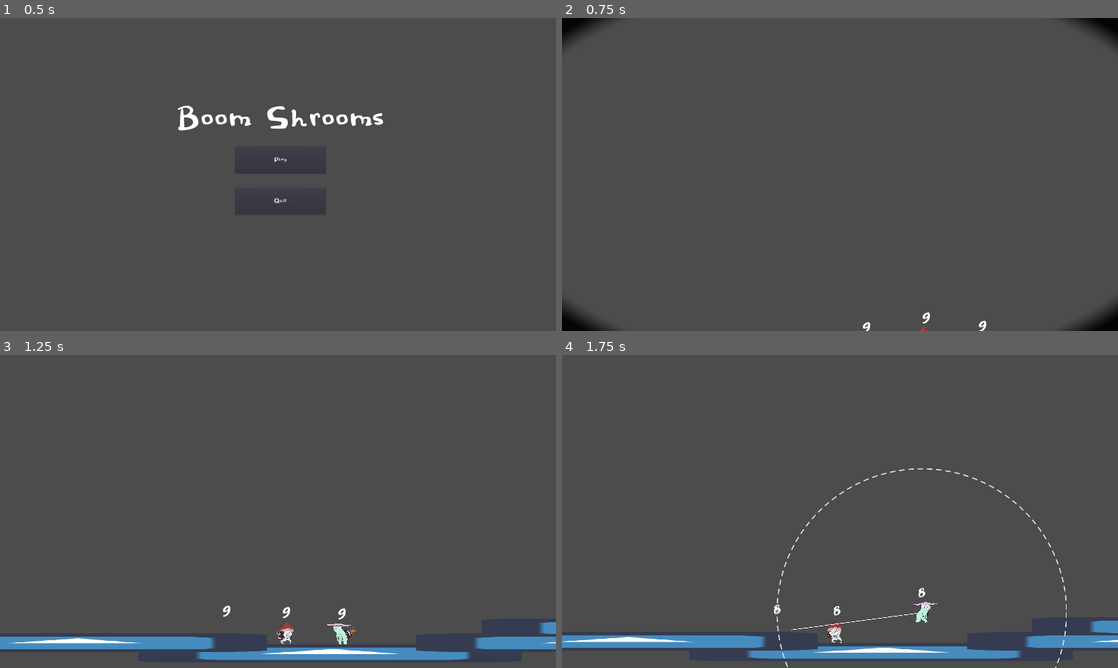
Above: before the commit, frames 1-4 (two rows, left to right).
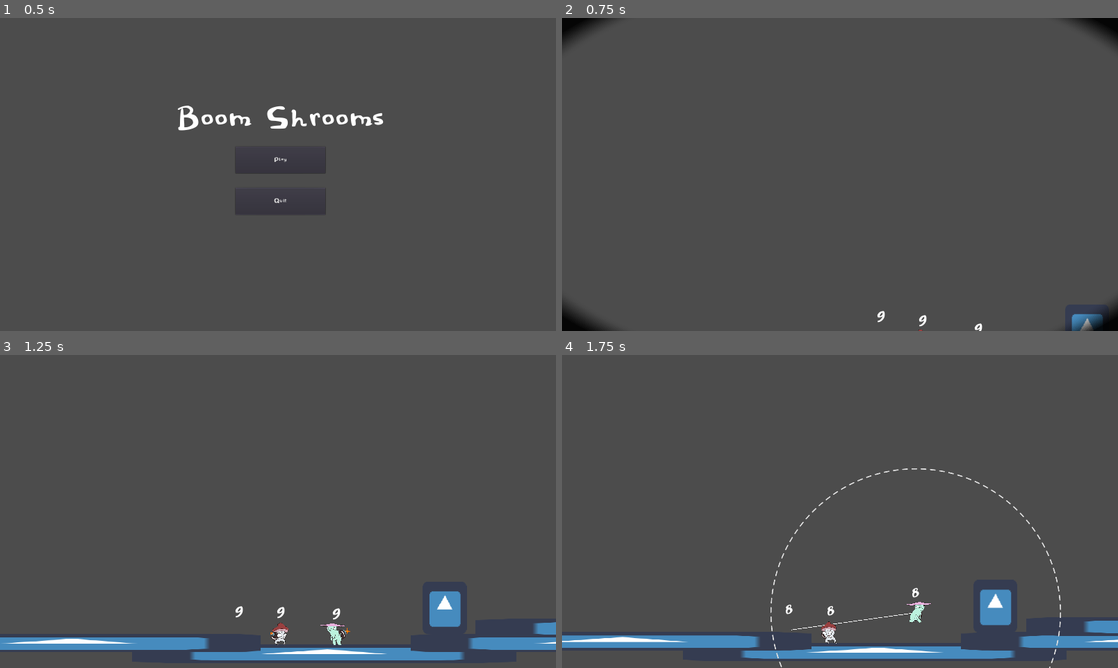
Above: after the commit, the same moments.

Repository: Game-Jammin/GMTK-2021
Game: Godot game, scene res://ui/Main Menu.tscn
Same seed, same stepped clock (60 frames per second), same inputs: the game is played once before the commit and once after it. The engine's default icon, where the game draws it, is replaced by a stand-in: a white triangle on a blue panel in a dark square.
Inputs (mouse positions are in pixels of both pictures, inside the frame that each line leads up to):
- Up to frame 1 (0.5 s): no input
- Up to frame 2 (0.75 s): click "Play" at 0.5 s
- Up to frame 3 (1.25 s): no input
- Up to frame 4 (1.75 s): move the mouse to (789, 630) at 1.27 s; press the mouse at (789, 630) at 1.28 s; hold D (walk_right) from 1.28 s (still down); tap Space (jump) at 1.52 s

Frame 1 is identical in both runs. In frame 2, 0.4% of the frame differs, in the area x 54-98%, y 93-100%; in frame 3, 2.1%; in frame 4, 2.2%, in the area x 0-100%, y 36-100%.

Commit message:
The Waterfall Update

Diff:
--- a/Game.tscn
+++ b/Game.tscn
@@ -6,16 +6,19 @@
 [ext_resource path="res://Camera.tscn" type="PackedScene" id=4]
 [ext_resource path="res://characters/LazyShroom.tscn" type="PackedScene" id=5]
 [ext_resource path="res://ui/Pause.tscn" type="PackedScene" id=6]
+[ext_resource path="res://Level.gd" type="Script" id=7]
+[ext_resource path="res://Waterfall.tscn" type="PackedScene" id=8]
 
 [sub_resource type="RectangleShape2D" id=1]
 extents = Vector2( 663.511, 30.2231 )
 
 [node name="Game" type="Node2D"]
+script = ExtResource( 7 )
 
 [node name="Camera" parent="." instance=ExtResource( 4 )]
 
-[node name="Exploder" parent="." instance=ExtResource( 1 )]
-position = Vector2( 494.29, 811.585 )
+[node name="ManicShroom" parent="." instance=ExtResource( 1 )]
+position = Vector2( 557.132, 763.622 )
 
 [node name="PanicShroom" parent="." instance=ExtResource( 3 )]
 position = Vector2( 695.027, 779.208 )
@@ -82,3 +85,6 @@
 [node name="UI" type="CanvasLayer" parent="."]
 
 [node name="Pause" parent="UI" instance=ExtResource( 6 )]
+
+[node name="PanicsHouse" parent="." instance=ExtResource( 8 )]
+position = Vector2( 1268.72, 783.607 )
--- /dev/null
+++ b/Level.gd
@@ -0,0 +1,21 @@
+extends Node2D
+
+var linkable_characters
+
+func _process(delta):
+	linkable_characters = get_tree().get_nodes_in_group("LinkableCharacters")
+	if linkable_characters.size() > 0:
+		if check_win():
+			win()
+
+func check_win():
+	for character in linkable_characters:
+		if not character.satisfied:
+			return false
+	return true
+
+func win():
+	print ("You Win!")
+
+func lose():
+	print ("You Lose!")
--- /dev/null
+++ b/Waterfall.gd
@@ -0,0 +1,7 @@
+extends Area2D
+
+func _on_PanicsHouse_body_entered(body):
+	if "Manic" in body.name:
+		get_parent().lose()
+	if "Panic" in body.name:
+		body.satisfied = true
--- /dev/null
+++ b/Waterfall.tscn
@@ -0,0 +1,18 @@
+[gd_scene load_steps=4 format=2]
+
+[ext_resource path="res://Waterfall.gd" type="Script" id=1]
+[ext_resource path="res://art/temp/icon.png" type="Texture" id=2]
+
+[sub_resource type="RectangleShape2D" id=1]
+extents = Vector2( 76.905, 91.0258 )
+
+[node name="Waterfall" type="Area2D"]
+script = ExtResource( 1 )
+
+[node name="CollisionShape2D" type="CollisionShape2D" parent="."]
+shape = SubResource( 1 )
+
+[node name="Sprite" type="Sprite" parent="."]
+scale = Vector2( 2.3812, 2.8416 )
+texture = ExtResource( 2 )
+[connection signal="body_entered" from="." to="." method="_on_PanicsHouse_body_entered"]
--- a/characters/Character.gd
+++ b/characters/Character.gd
@@ -16,6 +16,8 @@
 export (float) var coyote_time = 0.05
 
 export (float) var fuse_length = 10
+
+export (bool) var can_die = false
 
 var can_jump = false
 
@@ -72,8 +74,13 @@
 		else:
 			$FuseTimer.stop()
 
-func _on_FuseTimer_timeout():
+func explode():
 	var new_explosion = load(explosion).instance()
 	new_explosion.global_position = global_position
 	get_parent().add_child(new_explosion)
 	queue_free()
+
+func _on_FuseTimer_timeout():
+	explode()
+	if not can_die:
+		get_parent().lose()
--- a/characters/LazyShroom.tscn
+++ b/characters/LazyShroom.tscn
@@ -22,6 +22,7 @@
 friction = 0.3
 
 [node name="Line2D" type="Line2D" parent="."]
+z_index = -1
 points = PoolVector2Array( 0, 0, 0, 0 )
 width = 2.0
 default_color = Color( 1, 1, 1, 1 )
@@ -31,7 +32,7 @@
 scale = Vector2( 0.3, 0.3 )
 frames = ExtResource( 5 )
 animation = "IdleLeft"
-frame = 9
+frame = 2
 playing = true
 
 [node name="Tween" type="Tween" parent="."]
--- a/characters/LinkableCharacter.gd
+++ b/characters/LinkableCharacter.gd
@@ -2,6 +2,8 @@
 class_name LinkableCharacter
 
 var mouse_over = false
+
+export (bool) var satisfied = false
 
 func update_direction(new_direction):
 	direction = new_direction
--- a/characters/ManicShroom.tscn
+++ b/characters/ManicShroom.tscn
@@ -16,6 +16,7 @@
 input_pickable = true
 script = ExtResource( 2 )
 friction = 0.3
+can_die = true
 
 [node name="AnimatedSprite" type="AnimatedSprite" parent="."]
 frames = ExtResource( 4 )
--- a/characters/PanicShroom.tscn
+++ b/characters/PanicShroom.tscn
@@ -66,5 +66,9 @@
 [node name="Unlink" type="AudioStreamPlayer2D" parent="."]
 stream = ExtResource( 7 )
 bus = "SFX"
+
+[node name="Explode" type="AudioStreamPlayer2D" parent="."]
+stream = ExtResource( 7 )
+bus = "SFX"
 [connection signal="mouse_entered" from="." to="." method="_on_Exploder_mouse_entered"]
 [connection signal="mouse_exited" from="." to="." method="_on_Exploder_mouse_exited"]
--- a/characters/components/Explosion.tscn
+++ b/characters/components/Explosion.tscn
@@ -1,20 +1,21 @@
-[gd_scene load_steps=8 format=2]
+[gd_scene load_steps=9 format=2]
 
 [ext_resource path="res://characters/components/Explosion.gd" type="Script" id=1]
 [ext_resource path="res://art/explosion_particle.svg" type="Texture" id=2]
+[ext_resource path="res://sounds/SFX/PanicMan Explosion 1.wav" type="AudioStream" id=3]
 
-[sub_resource type="Gradient" id=2]
+[sub_resource type="Gradient" id=1]
 offsets = PoolRealArray( 0, 0.725686, 1 )
 colors = PoolColorArray( 1, 0, 0, 1, 1, 0.629883, 0, 1, 0.615686, 0.615686, 0.615686, 0.0980392 )
 
-[sub_resource type="GradientTexture" id=3]
-gradient = SubResource( 2 )
+[sub_resource type="GradientTexture" id=2]
+gradient = SubResource( 1 )
 
-[sub_resource type="Curve" id=1]
+[sub_resource type="Curve" id=3]
 _data = [ Vector2( 0, 0 ), 0.0, 3.44186, 0, 0, Vector2( 0.988636, 0.636364 ), -1.91411, 0.0, 0, 0 ]
 
 [sub_resource type="CurveTexture" id=4]
-curve = SubResource( 1 )
+curve = SubResource( 3 )
 
 [sub_resource type="ParticlesMaterial" id=5]
 flag_disable_z = true
@@ -40,3 +41,8 @@
 explosiveness = 0.75
 process_material = SubResource( 5 )
 texture = ExtResource( 2 )
+
+[node name="AudioStreamPlayer2D" type="AudioStreamPlayer2D" parent="."]
+stream = ExtResource( 3 )
+autoplay = true
+bus = "SFX"
--- a/project.godot
+++ b/project.godot
@@ -41,7 +41,8 @@
 
 window/size/width=1920
 window/size/height=1080
-window/size/fullscreen=true
+window/size/test_width=960
+window/size/test_height=540
 window/stretch/mode="2d"
 window/stretch/aspect="keep"
 
Not shown: 1 places in Game.tscn that only renumber resources
Not shown: 1 places in characters/components/Explosion.tscn that only renumber resources
